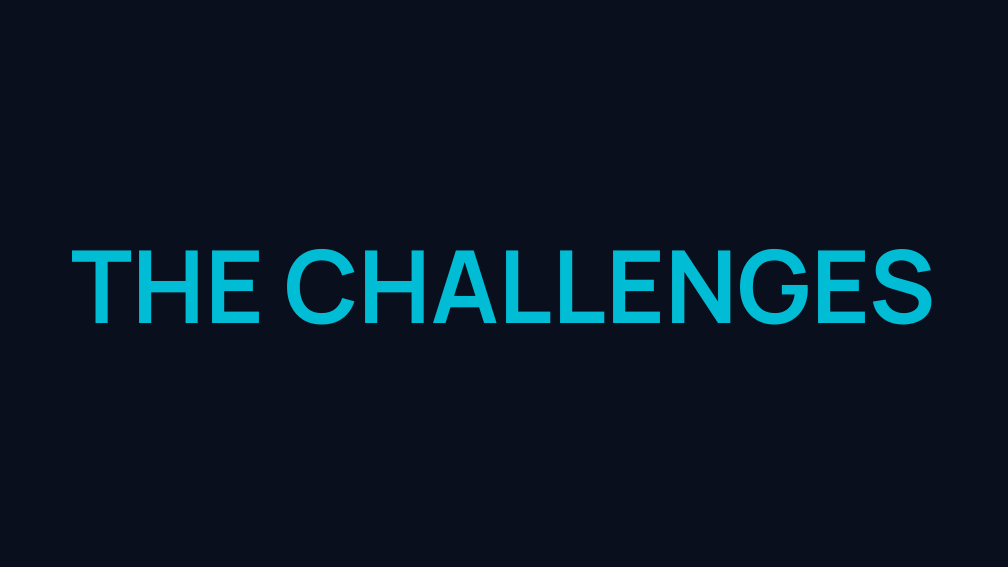
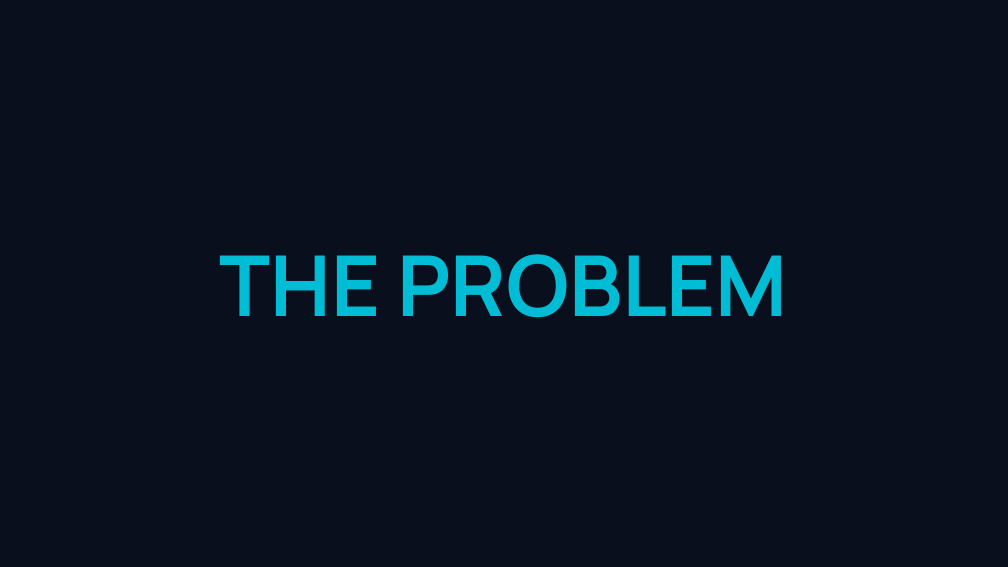
Before and after one commit to m-Affan55/NutriSense, a slide deck: slide 3 of docs/NutriSense_Hackathon_Presentation.pptx. Drawn at 1008x567 pixels with LibreOffice and Linux fonts; fonts in the diff are those of the drawing. Boxes give left, top, right and bottom in pixels: in the first picture for what was removed or moved away, otherwise in the second. Text is boxed around its words. In the diff, an @@ line names an element or a change of style, - is before the commit and + after.

```diff
--- a/docs/NutriSense_Hackathon_Presentation.pptx
+++ b/docs/NutriSense_Hackathon_Presentation.pptx
@@ text at [220, 254, 788, 318]: text changed; size 96 to 80 pt @@
-THE CHALLENGES
+THE PROBLEM
```
Also in this commit, not shown: 4 other slides changed, 19 slides added, 11 slides removed, 6 other files.
